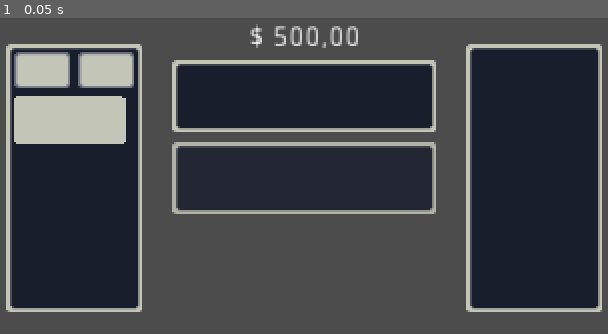
Above: before the commit, frame 1.
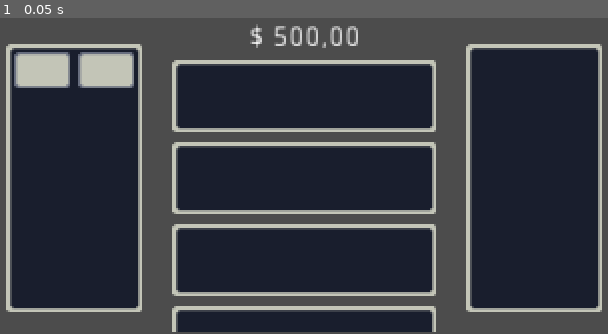
Above: after the commit, the same moment.

Repository: henriquecanella/LD49
Game: Godot game, scene res://scenes/first_scene/Main.tscn
Same seed, same stepped clock (60 frames per second), same inputs: the game is played once before the commit and once after it. The project has no main scene, so this scene is started directly.
Inputs:
- Up to frame 1 (0.05 s): no input

The runs differ from the first frame. In frame 1, 16% of the frame differs, in the area x 2-72%, y 24-100%.

Commit message:
adicionando scroll bar nos itens comprados

Diff:
--- a/scenes/first_scene/Main.tscn
+++ b/scenes/first_scene/Main.tscn
@@ -1,10 +1,8 @@
 [gd_scene load_steps=7 format=2]
 
 [ext_resource path="res://assets/item_comprado.png" type="Texture" id=1]
-[ext_resource path="res://assets/espaço_disponivel.png" type="Texture" id=2]
 [ext_resource path="res://assets/placeholder_compras_noticias.png" type="Texture" id=3]
 [ext_resource path="res://assets/botao_compra_venda.png" type="Texture" id=4]
-[ext_resource path="res://assets/item_noticia.png" type="Texture" id=5]
 
 [sub_resource type="GDScript" id=1]
 script/source = "extends Node2D
@@ -12,6 +10,8 @@
 var bank = 0
 
 func _ready():
+	#$MarginContainer/HBoxContainer/VBoxContainer/ScrollContainer.get_v_scrollbar().modulate = Color(0, 0, 0, 0)
+	$MarginContainer/HBoxContainer/VBoxContainer/ScrollContainer.get_v_scrollbar().hide()
 	pass
 	#$Canvas/HBoxContainer/CenterContainer/VBoxContainer/Bank.text = str(bank)
 
@@ -20,6 +20,19 @@
 #	bank += 1
 #	$Canvas/HBoxContainer/CenterContainer/VBoxContainer/Bank.text = str(bank)
 "
+
+[sub_resource type="StyleBoxEmpty" id=2]
+
+[sub_resource type="Theme" id=3]
+VScrollBar/icons/decrement = null
+VScrollBar/icons/decrement_highlight = null
+VScrollBar/icons/increment = null
+VScrollBar/icons/increment_highlight = null
+VScrollBar/styles/grabber = null
+VScrollBar/styles/grabber_highlight = null
+VScrollBar/styles/grabber_pressed = null
+VScrollBar/styles/scroll = SubResource( 2 )
+VScrollBar/styles/scroll_focus = null
 
 [node name="Main" type="Node2D"]
 position = Vector2( 1.30472, 1.2048 )
@@ -32,6 +45,7 @@
 margin_top = -1.0
 margin_right = 320.0
 margin_bottom = 158.0
+theme = SubResource( 3 )
 custom_constants/margin_top = 5
 __meta__ = {
 "_edit_use_anchors_": false
@@ -40,19 +54,19 @@
 [node name="HBoxContainer" type="HBoxContainer" parent="MarginContainer"]
 margin_top = 5.0
 margin_right = 321.0
-margin_bottom = 159.0
+margin_bottom = 198.0
 
 [node name="CenterContainer" type="CenterContainer" parent="MarginContainer/HBoxContainer"]
 margin_right = 90.0
-margin_bottom = 154.0
+margin_bottom = 193.0
 size_flags_horizontal = 3
 size_flags_vertical = 3
 
 [node name="TextureRect" type="TextureRect" parent="MarginContainer/HBoxContainer/CenterContainer"]
 margin_left = 11.0
-margin_top = 10.0
+margin_top = 29.0
 margin_right = 79.0
-margin_bottom = 144.0
+margin_bottom = 163.0
 texture = ExtResource( 3 )
 
 [node name="MarginContainer" type="MarginContainer" parent="MarginContainer/HBoxContainer/CenterContainer/TextureRect"]
@@ -88,16 +102,11 @@
 margin_bottom = 18.0
 texture_normal = ExtResource( 4 )
 
-[node name="TextureButton" type="TextureButton" parent="MarginContainer/HBoxContainer/CenterContainer/TextureRect/MarginContainer/VBoxContainer"]
-margin_top = 22.0
-margin_right = 63.0
-margin_bottom = 46.0
-texture_normal = ExtResource( 5 )
-
 [node name="VBoxContainer" type="VBoxContainer" parent="MarginContainer/HBoxContainer"]
 margin_left = 94.0
 margin_right = 226.0
-margin_bottom = 154.0
+margin_bottom = 193.0
+size_flags_horizontal = 3
 
 [node name="Label" type="Label" parent="MarginContainer/HBoxContainer/VBoxContainer"]
 margin_right = 132.0
@@ -105,34 +114,57 @@
 text = "$ 500,00"
 align = 1
 
-[node name="VBoxContainer" type="VBoxContainer" parent="MarginContainer/HBoxContainer/VBoxContainer"]
+[node name="ScrollContainer" type="ScrollContainer" parent="MarginContainer/HBoxContainer/VBoxContainer"]
 margin_top = 18.0
 margin_right = 132.0
-margin_bottom = 154.0
+margin_bottom = 193.0
+size_flags_horizontal = 3
+size_flags_vertical = 3
+scroll_horizontal_enabled = false
+
+[node name="VBoxContainer" type="VBoxContainer" parent="MarginContainer/HBoxContainer/VBoxContainer/ScrollContainer"]
+margin_right = 132.0
+margin_bottom = 175.0
+size_flags_horizontal = 3
 size_flags_vertical = 3
 custom_constants/separation = 5
+__meta__ = {
+"_edit_use_anchors_": false
+}
 
-[node name="TextureRect4" type="TextureRect" parent="MarginContainer/HBoxContainer/VBoxContainer/VBoxContainer"]
+[node name="TextureRect3" type="TextureRect" parent="MarginContainer/HBoxContainer/VBoxContainer/ScrollContainer/VBoxContainer"]
 margin_right = 132.0
 margin_bottom = 36.0
 texture = ExtResource( 1 )
 
-[node name="TextureRect3" type="TextureRect" parent="MarginContainer/HBoxContainer/VBoxContainer/VBoxContainer"]
+[node name="TextureRect4" type="TextureRect" parent="MarginContainer/HBoxContainer/VBoxContainer/ScrollContainer/VBoxContainer"]
 margin_top = 41.0
 margin_right = 132.0
 margin_bottom = 77.0
-texture = ExtResource( 2 )
+texture = ExtResource( 1 )
+
+[node name="TextureRect5" type="TextureRect" parent="MarginContainer/HBoxContainer/VBoxContainer/ScrollContainer/VBoxContainer"]
+margin_top = 82.0
+margin_right = 132.0
+margin_bottom = 118.0
+texture = ExtResource( 1 )
+
+[node name="TextureRect6" type="TextureRect" parent="MarginContainer/HBoxContainer/VBoxContainer/ScrollContainer/VBoxContainer"]
+margin_top = 123.0
+margin_right = 132.0
+margin_bottom = 159.0
+texture = ExtResource( 1 )
 
 [node name="CenterContainer2" type="CenterContainer" parent="MarginContainer/HBoxContainer"]
 margin_left = 230.0
 margin_right = 321.0
-margin_bottom = 154.0
+margin_bottom = 193.0
 size_flags_horizontal = 3
 size_flags_vertical = 3
 
 [node name="TextureRect2" type="TextureRect" parent="MarginContainer/HBoxContainer/CenterContainer2"]
 margin_left = 11.0
-margin_top = 10.0
+margin_top = 29.0
 margin_right = 79.0
-margin_bottom = 144.0
+margin_bottom = 163.0
 texture = ExtResource( 3 )
